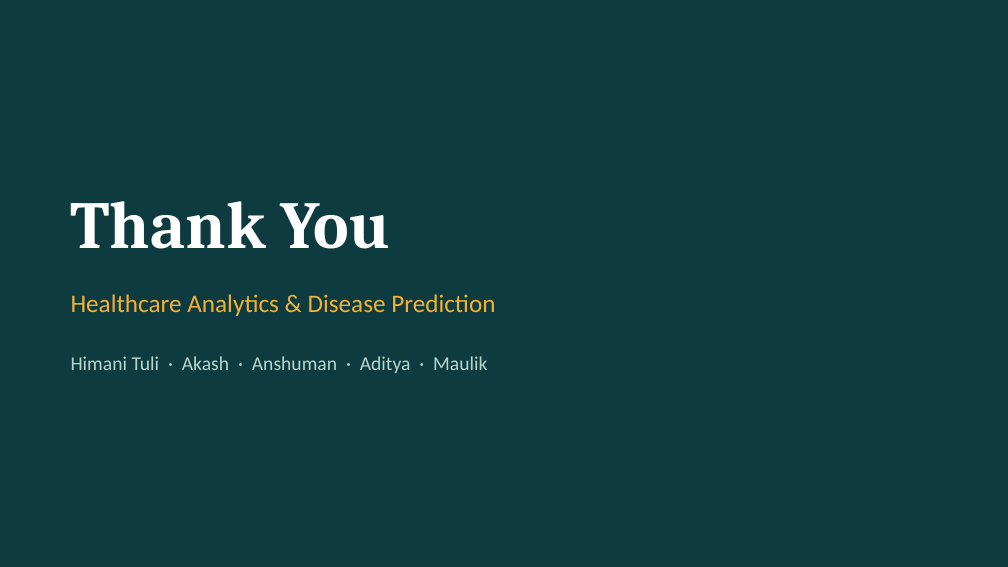
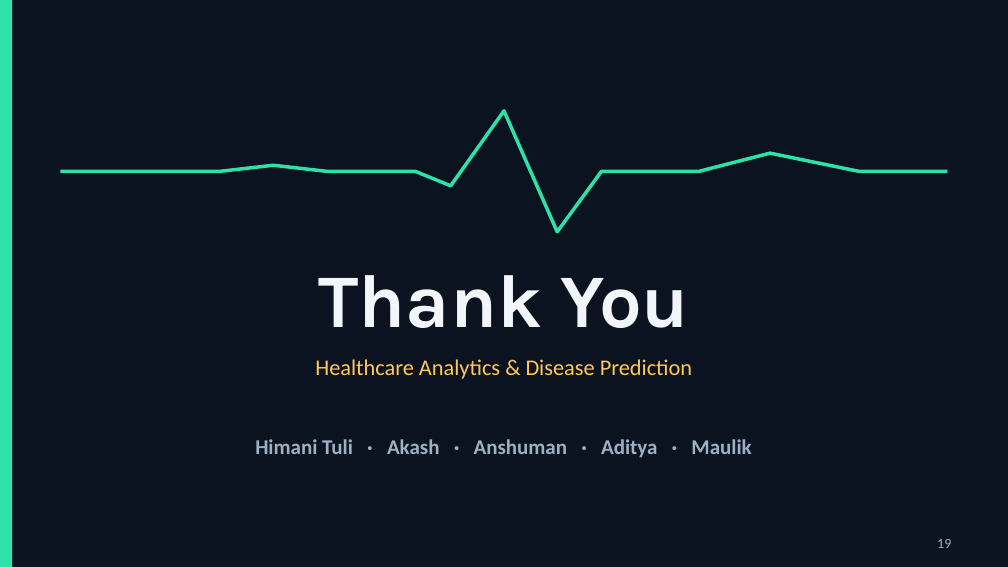
Before and after one commit to maulikcmr05/GUVI-Project, a slide deck: slide 19 of Healthcare_Analytics_Redesign.pptx. Drawn at 1008x567 pixels with LibreOffice and Linux fonts; fonts in the diff are those of the drawing. Boxes give left, top, right and bottom in pixels: in the first picture for what was removed or moved away, otherwise in the second. Text is boxed around its words. In the diff, an @@ line names an element or a change of style, - is before the commit and + after.

```diff
--- a/Healthcare_Analytics_Redesign.pptx
+++ b/Healthcare_Analytics_Redesign.pptx
@@ background #0E3B3F to #0B1320 @@
@@ rectangle added at (x1=0, y1=0, x2=12, y2=566), fill #2DE2A6 @@
@@ freeform shape added at (x1=60, y1=111, x2=948, y2=232), outline #2DE2A6 2.5 pt @@
@@ text "Thank You" moved from (x1=71, y1=201, x2=390, y2=249) to (x1=319, y1=275, x2=689, y2=328) @@
@@ text "Thank You" at (x1=319, y1=275, x2=689, y2=328): size 48 to 54 pt, font Cambria to Karla, text colour #FFFFFF to #F2F6FA; alignment left to centre; vertical alignment middle to top @@
@@ text "Healthcare Analytics & Disease Prediction" moved from (x1=71, y1=294, x2=495, y2=316) to (x1=315, y1=359, x2=692, y2=379) @@
@@ text "Healthcare Analytics & Disease Prediction" at (x1=315, y1=359, x2=692, y2=379): size 18 to 16 pt, text colour #F2B134 to #FFC857; alignment left to centre; vertical alignment middle to top @@
@@ text "Himani Tuli · Akash · ..." moved from (x1=71, y1=356, x2=487, y2=373) to (x1=255, y1=439, x2=751, y2=458) @@
@@ text "Himani Tuli · Akash · ..." at (x1=255, y1=439, x2=751, y2=458): size 14 to 15 pt, text colour #B7D6CE to #9FB0C3, bold on; alignment left to centre; vertical alignment middle to top @@
@@ page number added at (x1=937, y1=539, x2=951, y2=548), 10 pt, text #9FB0C3 @@
+19
```
Also in this commit, not shown: 18 other slides changed, 1 other file.
